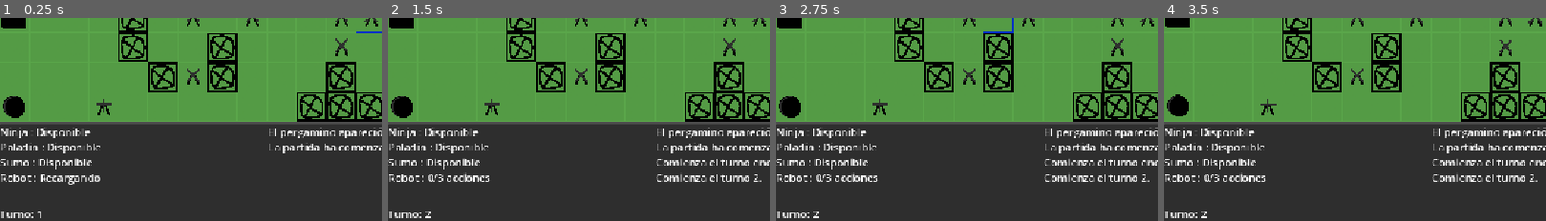
Above: before the commit, frames 1-4 (left to right).
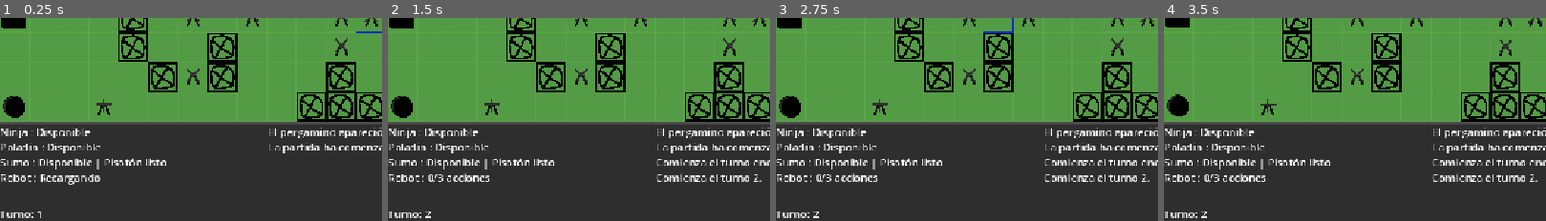
Above: after the commit, the same moments.

Repository: R0dr1go2oo3/Godot-4.7-LastEmissary
Game: Godot game, scene res://main.tscn
Two runs of this game, one before a commit and one after it. Both use one fixed random seed, a clock stepped at 60 frames per second and the inputs below.
Inputs (mouse positions are % of the whole screen's width and height, from its top left):
- Up to frame 1 (0.25 s): no input
- Up to frame 2 (1.5 s): move the mouse to (72, 42) at 0.52 s; hold Q (useHability) 0.53-1.25 s; click (72, 42) at 0.67 s; click "Fin de turno" at 1.25 s
- Up to frame 3 (2.75 s): move the mouse to (30, 52) at 2.02 s; tap Q (useHability) at 2.1 s; click (30, 52) at 2.17 s
- Up to frame 4 (3.5 s): move the mouse to (60, 24) at 2.77 s; hold Q (useHability) from 2.78 s (still down); click (60, 24) at 2.92 s
The pictures show only the part of the screen within x 0-50%, y 49-99%; the shares and areas given below are measured in that part.

The runs differ from the first frame. In frame 1, 0.4% of the frame differs, in the area x 25-44%, y 69-75%; in frame 2, 0.4%; in frame 3, 0.4%; in frame 4, 0.4%.

Commit message:
pisoton de sumo implementado

Diff:
--- a/scripts/boardState.gd
+++ b/scripts/boardState.gd
@@ -162,6 +162,32 @@
 	return candidates[0]
 
 
+func get_adjacent_cells(cell: Vector2i) -> Array[Vector2i]:
+
+	var cells: Array[Vector2i] = []
+
+	var directions: Array[Vector2i] = [
+		Vector2i(-1, -1),
+		Vector2i(0, -1),
+		Vector2i(1, -1),
+		Vector2i(-1, 0),
+		Vector2i(1, 0),
+		Vector2i(-1, 1),
+		Vector2i(0, 1),
+		Vector2i(1, 1)
+	]
+
+	for dir in directions:
+
+		var target := cell + dir
+
+		if is_inside_board(target):
+
+			cells.append(target)
+
+	return cells
+
+
 # =====================================
 # OCUPANTES
 # =====================================
@@ -388,6 +414,21 @@
 	obstacle_tile.erase_cell(cell)
 
 
+func destroy_obstacle(cell: Vector2i):
+
+	if !is_inside_board(cell):
+		return
+
+	if !has_obstacle(cell):
+		return
+
+	remove_obstacle(cell)
+
+	add_log(
+		"Un obstáculo fue destruido."
+	)
+
+
 func create_obstacles():
 
 	clear_obstacles()
--- a/scripts/character.gd
+++ b/scripts/character.gd
@@ -18,7 +18,7 @@
 var has_message := false
 
 # Protección temporal contra el siguiente golpe.
-var protection := false
+var protection: bool = false
 
 var board: BoardState = null
 var current_cell: Vector2i
--- a/scripts/manager.gd
+++ b/scripts/manager.gd
@@ -134,6 +134,26 @@
 					turn_manager.get_robot_max_actions()
 				]
 
+		elif character is Sumo:
+
+			var sumo := character as Sumo
+
+			if turn_manager.has_acted(character):
+
+				text += "Sumo : Ya actuó"
+
+			else:
+
+				text += "Sumo : Disponible"
+
+			if sumo.stomp_ready:
+
+				text += " | Pisotón listo"
+
+			else:
+
+				text += " | Pisotón (%d)" % sumo.stomp_steps_left
+
 		else:
 
 			if turn_manager.has_acted(character):
@@ -314,6 +334,41 @@
 
 		return
 
+	# =====================================
+	# Sumo
+	# =====================================
+
+	if selected_character is Sumo:
+
+		var sumo := selected_character as Sumo
+
+		if !sumo.stomp_ready:
+
+			board.add_log(
+				"Pisotón en recarga. Restan "
+				+ str(sumo.stomp_steps_left)
+				+ " movimientos."
+			)
+
+			return
+
+		if !sumo.use_stomp():
+
+			board.add_log(
+				"El Pisotón no tuvo efecto."
+			)
+
+			return
+
+		board.add_log(
+			"Sumo utilizó Pisotón."
+		)
+
+		# NO consume la acción.
+		update_hud()
+
+		return
+
 
 func select_piece(piece: Character):
 
@@ -388,6 +443,15 @@
 		elif was_hidden:
 
 			board.add_log("Ninja sale del Sigilo.")
+
+	# =====================================
+	# Sumo
+	# =====================================
+
+	if selected_character is Sumo:
+
+		var sumo := selected_character as Sumo
+		sumo.finish_move()
 
 	message_manager.check_scroll(
 		selected_character
--- a/scripts/sumo.gd
+++ b/scripts/sumo.gd
@@ -1,12 +1,26 @@
 extends Character
 
-
-func get_possible_moves_from(
-	cell: Vector2i,
-	_ignore_units := false
-) -> Array[Vector2i]:
-
-	var moves: Array[Vector2i] = []
+class_name Sumo
+
+
+const STOMP_COOLDOWN := 10
+
+var stomp_ready := true
+var stomp_steps_left := 0
+
+
+func use_stomp() -> bool:
+
+	if !alive:
+		return false
+
+	if !stomp_ready:
+		return false
+
+	stomp_ready = false
+	stomp_steps_left = STOMP_COOLDOWN
+
+	var affected := false
 
 	var directions: Array[Vector2i] = [
 		Vector2i(-1, -1),
@@ -19,6 +33,65 @@
 		Vector2i(1, 1)
 	]
 
+	for dir in directions:
+
+		var cell := current_cell + dir
+
+		if !board.is_inside_board(cell):
+			continue
+
+		# Destruir obstáculo.
+		if board.has_obstacle(cell):
+
+			board.destroy_obstacle(cell)
+			affected = true
+
+		# Matar enemigo.
+		var enemy := board.get_enemy(cell)
+
+		if enemy != null:
+
+			enemy.take_damage(enemy.health)
+			affected = true
+
+	if !affected:
+
+		# No gastar la habilidad si no afectó nada.
+		stomp_ready = true
+		stomp_steps_left = 0
+
+	return affected
+
+
+func finish_move():
+
+	if stomp_steps_left > 0:
+
+		stomp_steps_left -= 1
+
+		if stomp_steps_left == 0:
+
+			stomp_ready = true
+
+
+func get_possible_moves_from(
+	cell: Vector2i,
+	_ignore_units := false
+) -> Array[Vector2i]:
+
+	var moves: Array[Vector2i] = []
+
+	var directions: Array[Vector2i] = [
+		Vector2i(-1, -1),
+		Vector2i(0, -1),
+		Vector2i(1, -1),
+		Vector2i(-1, 0),
+		Vector2i(1, 0),
+		Vector2i(-1, 1),
+		Vector2i(0, 1),
+		Vector2i(1, 1)
+	]
+
 	for dir: Vector2i in directions:
 
 		var first: Vector2i = cell + dir
